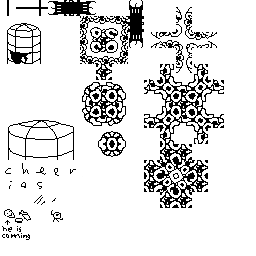
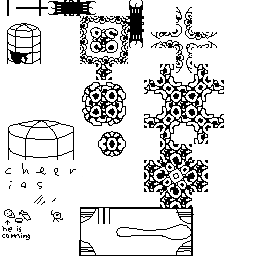
Comparing the layer stacks of the two 256 x 256 images. Changes:
added layer "Ending" above "Grainery" over box(79, 207, 194, 256)
